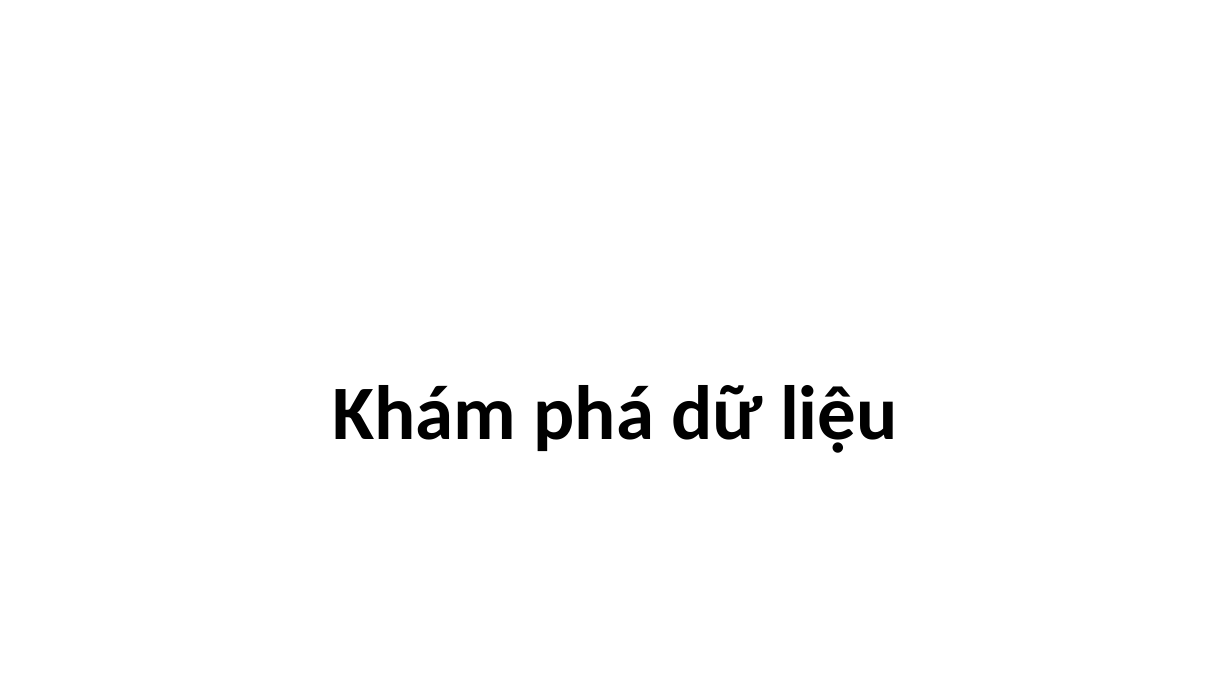
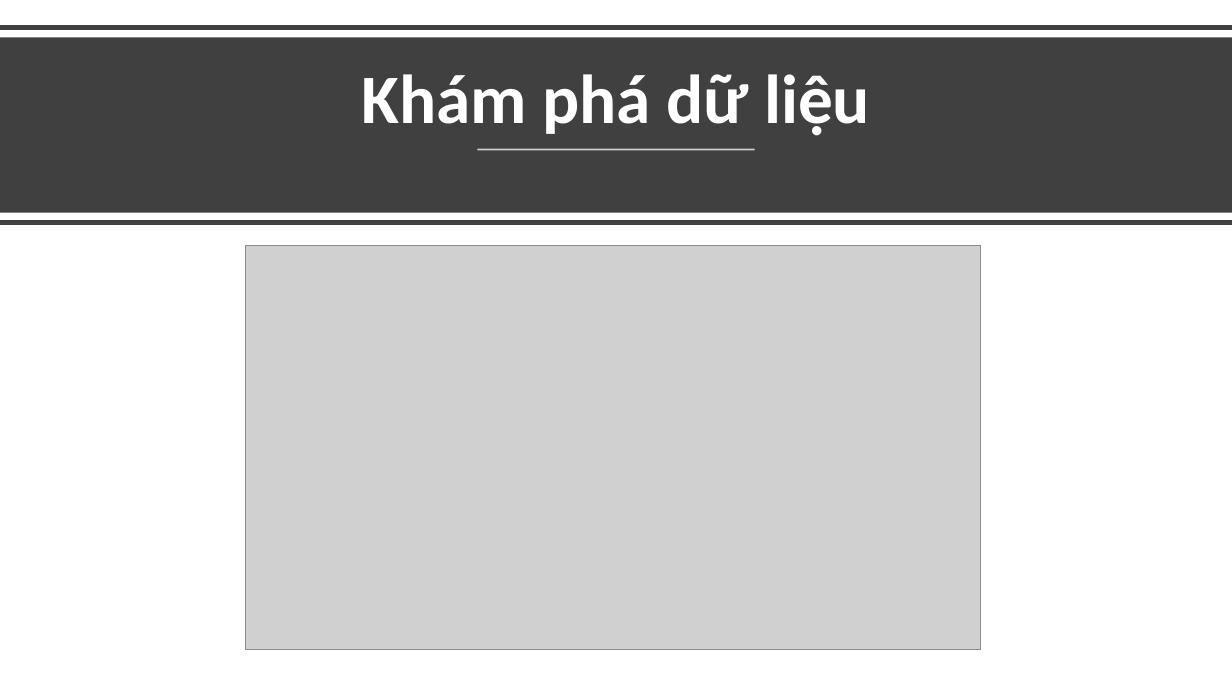
Before and after one commit to XQuyTran/DataScience_Project_HCMUS, a slide deck: slide 7 of presentation/Slide.pptx (slide 8 before the commit). Drawn at 1232x693 pixels with LibreOffice and Linux fonts; fonts in the diff are those of the drawing; grey boxes stand for pictures. Boxes give left, top, right and bottom in pixels: in the first picture for what was removed or moved away, otherwise in the second. Text is boxed around its words. In the diff, an @@ line names an element or a change of style, - is before the commit and + after.

```diff
--- a/presentation/Slide.pptx
+++ b/presentation/Slide.pptx
@@ line added from (0, 28) to (1232, 28), #404040 4 pt @@
@@ rectangle added at [0, 37, 1232, 213], fill #404040 @@
@@ title "Khám phá dữ liệu": place and size @@
-title "Khám phá dữ liệu" at [332, 385, 898, 453]
+title "Khám phá dữ liệu" at [361, 74, 870, 136]
@@ title "Khám phá dữ liệu" at [361, 74, 870, 136]: size 60 to 54 pt, text colour #000000 to #FFFFFF @@
@@ line added from (478, 150) to (755, 150), #FFFFFF 1.5 pt @@
@@ line added from (0, 223) to (1232, 223), #404040 4 pt @@
@@ picture added at [246, 245, 981, 649] @@
```
Also in this commit, not shown: 8 other slides changed, 9 slides added, 5 slides removed, 1 other file.
